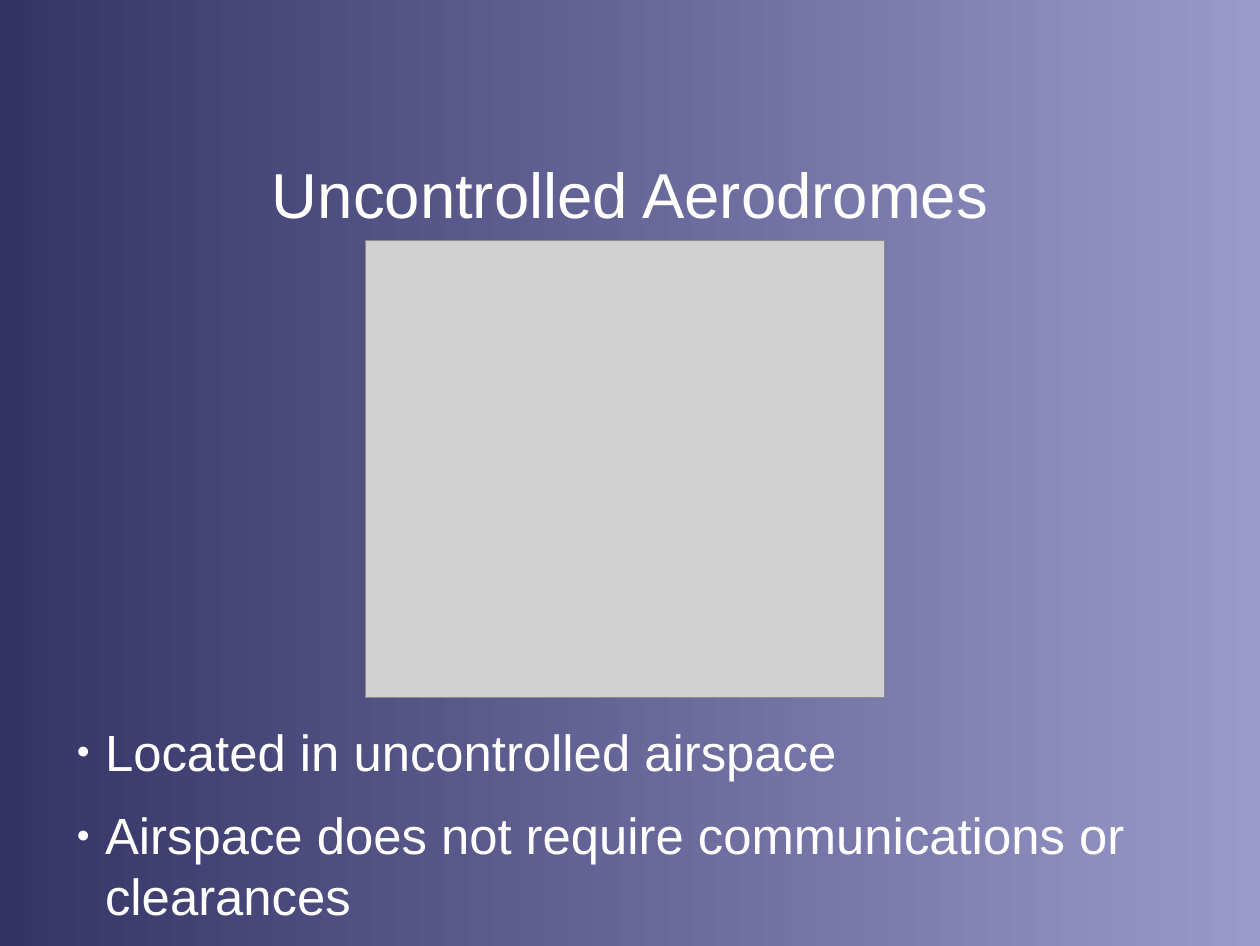
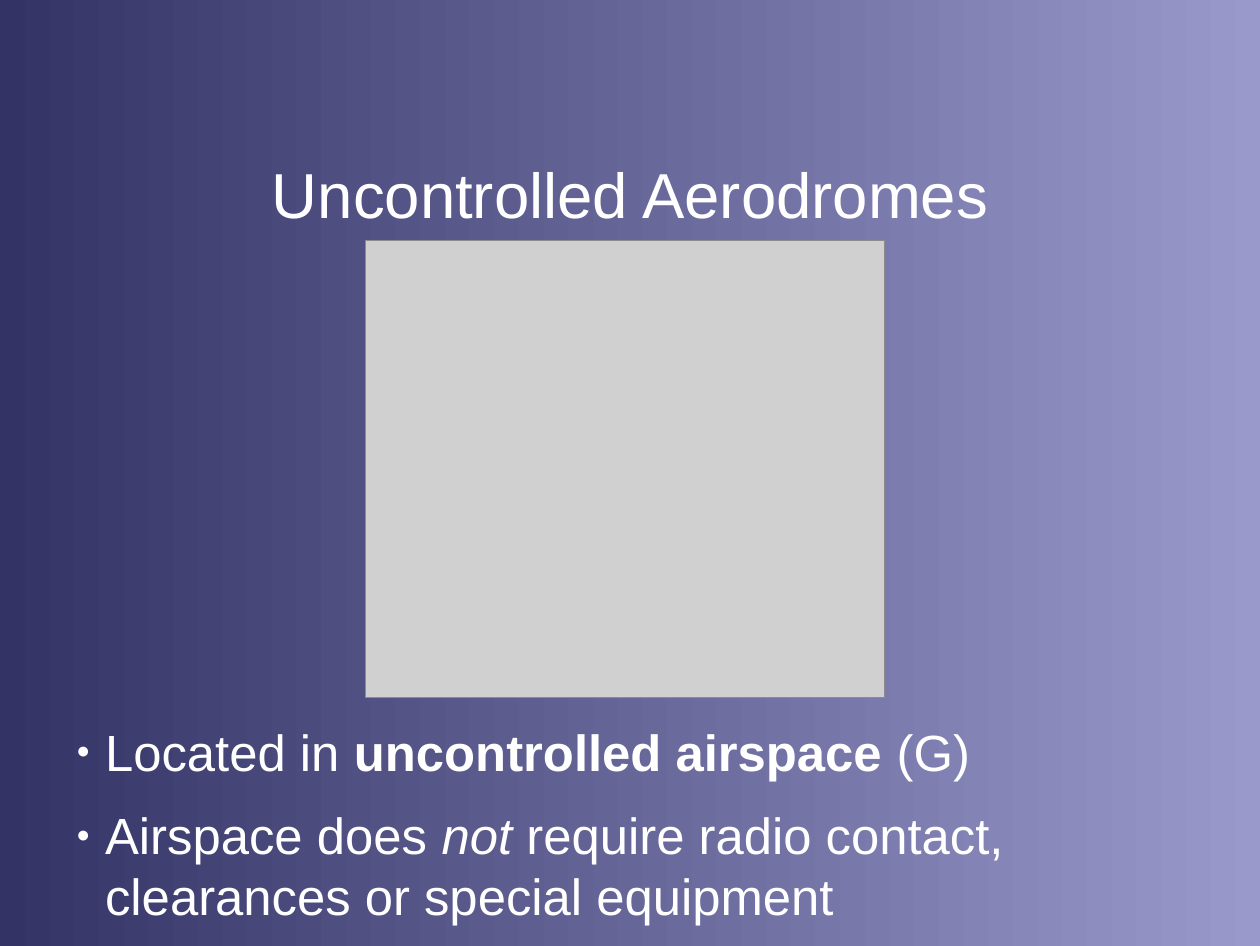
Before and after one commit to stephanheinemann/flight, a slide deck: slide 12 of FI/Circuits/Circuits.odp. Drawn at 1260x946 pixels with LibreOffice and Linux fonts; fonts in the diff are those of the drawing; grey boxes stand for pictures; background and template pictures are left out. Boxes give left, top, right and bottom in pixels: in the first picture for what was removed or moved away, otherwise in the second. Text is boxed around its words. In the diff, an @@ line names an element or a change of style, - is before the commit and + after.

```diff
--- a/FI/Circuits/Circuits.odp
+++ b/FI/Circuits/Circuits.odp
@@ text at bbox=[105, 734, 1004, 926]: text changed @@
-● Located in uncontrolled airspace
-● Airspace does not require communications or clearances
+● Located in uncontrolled airspace (G)
+● Airspace does not require radio contact, clearances or special equipment
```
Also in this commit, not shown: 3 other slides changed, 2 slides added, 2 slides removed, 4 other files.
